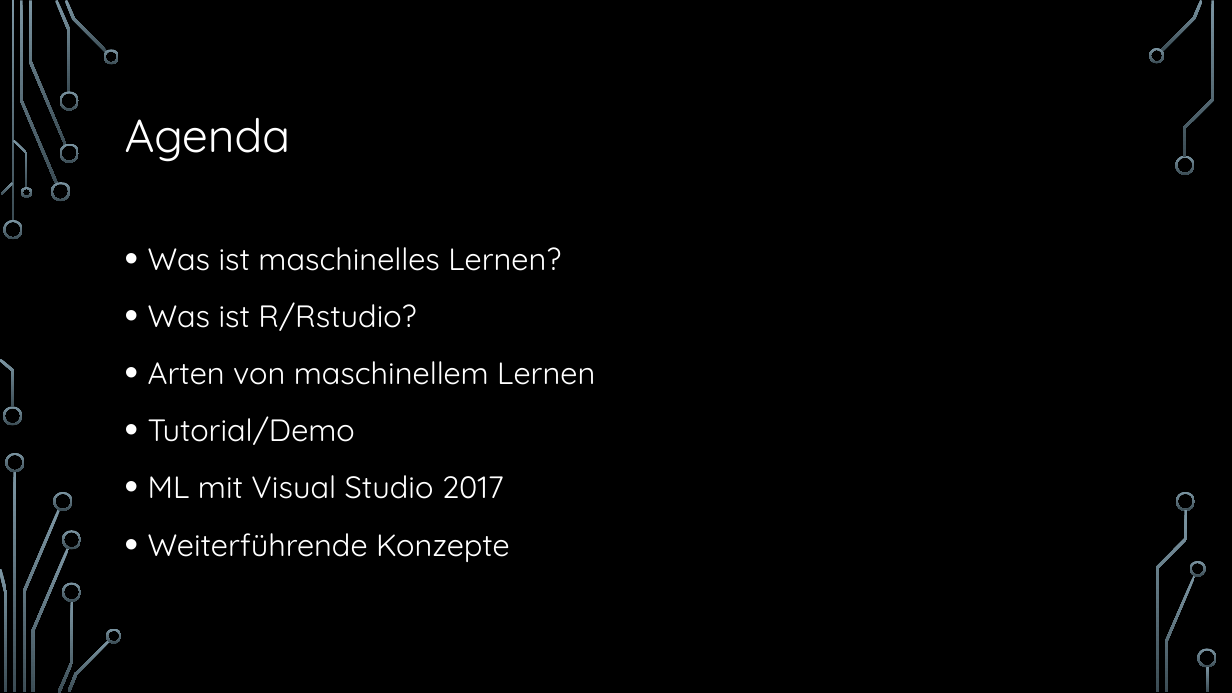
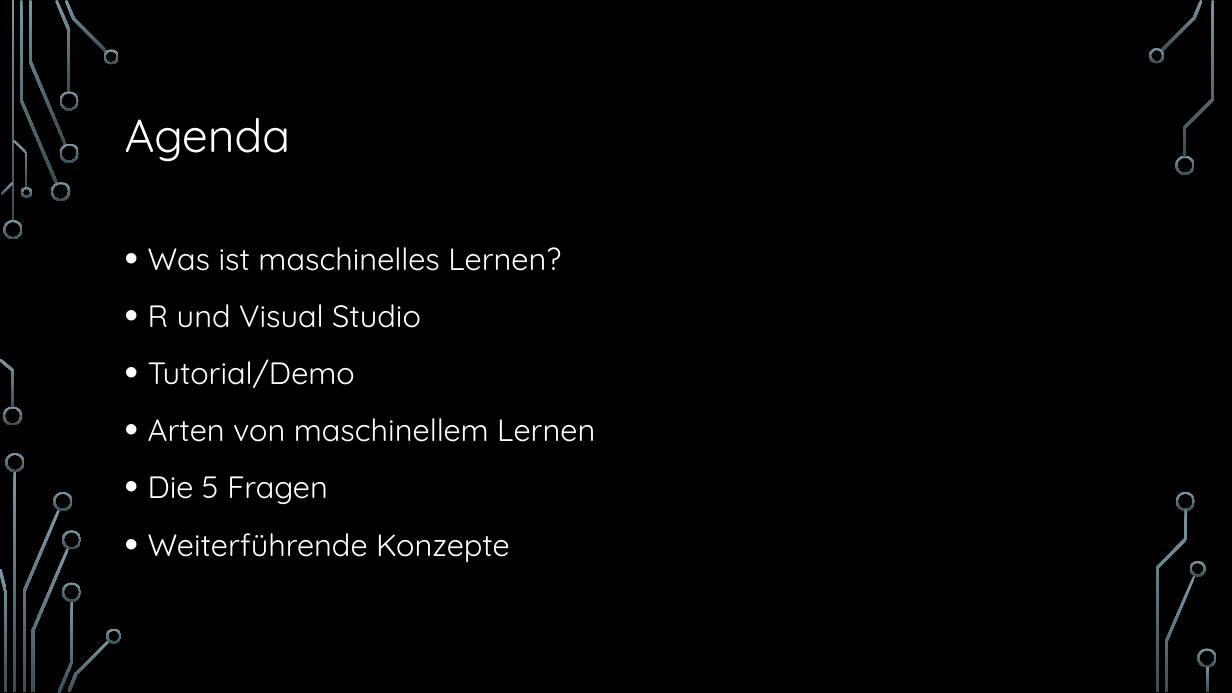
Before and after one commit to hacpro/introduction-machine-learning, a slide deck: slide 2 of presentation.pptx. Drawn at 1232x693 pixels with LibreOffice and Linux fonts; fonts in the diff are those of the drawing; background and template pictures are left out. Boxes give left, top, right and bottom in pixels: in the first picture for what was removed or moved away, otherwise in the second. Text is boxed around its words. In the diff, an @@ line names an element or a change of style, - is before the commit and + after.

Commit message:
Small visual studio demo added.

```diff
--- a/presentation.pptx
+++ b/presentation.pptx
@@ text at (148,304,421,388): text changed @@
-• Was ist R/Rstudio?
+• R und Visual Studio
+• Tutorial/Demo
@@ text at (148,476,328,504): text changed @@
-• Tutorial/Demo
-• ML mit Visual Studio 2017
+• Die 5 Fragen
```
Also in this commit, not shown: 2 other slides changed, 4 slides added, 7 other files.
